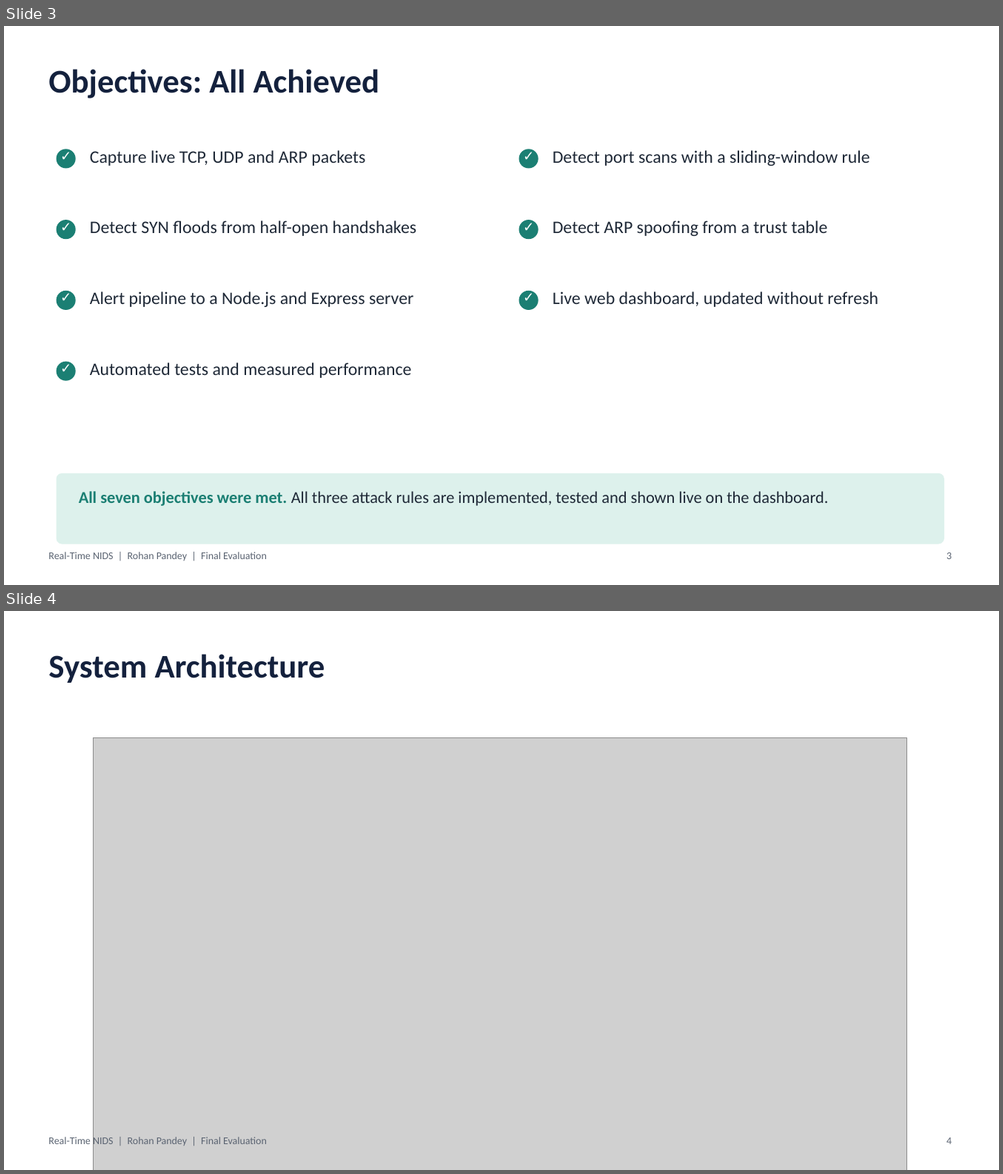
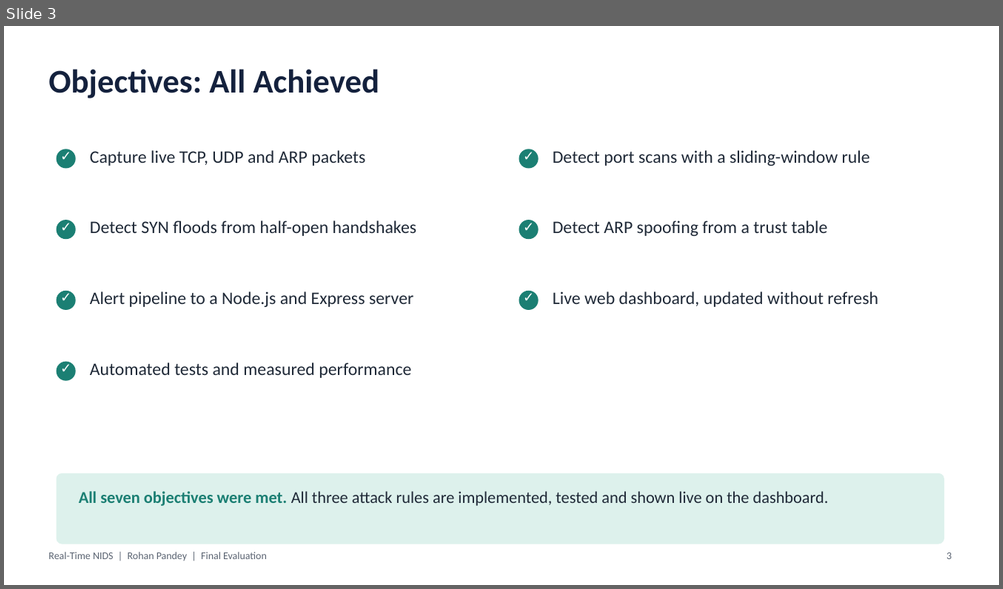
Before and after one commit to rohanpandey436/realtime-nids, a slide deck: NIDS_Final_Presentation_Rohan_Pandey.pptx. Shown one above the other, each under a label of ours: slides 3 and 4 before the commit, slide 3 after it. The pictures are 1003x1174 and 1003x589 pixels, drawn with LibreOffice and Linux fonts; fonts in the diff are those of the drawing; grey boxes stand for pictures. Boxes give left, top, right and bottom in pixels: in the first picture for what was removed or moved away, otherwise in the second. Text is boxed around its words. In the diff, an @@ line names an element or a change of style, - is before the commit and + after.

Commit message:
Final presentation: technology merged into the architecture slide, thank-you slide kept, 10 slides

```diff
--- a/NIDS_Final_Presentation_Rohan_Pandey.pptx
+++ b/NIDS_Final_Presentation_Rohan_Pandey.pptx
@@ slide 4 removed at bbox=[4, 611, 999, 1170], background #FFFFFF @@
@@ text removed at bbox=[48, 654, 325, 683] @@
-System Architecture
@@ picture removed at bbox=[94, 738, 907, 1170] @@
@@ text removed at bbox=[48, 1136, 267, 1147] @@
-Real-Time NIDS | Rohan Pandey | Final Evaluation
@@ text removed at bbox=[946, 1138, 951, 1145] @@
-4
```
Also in this commit, not shown: 6 slides changed, 1 slide added, 1 other file.
